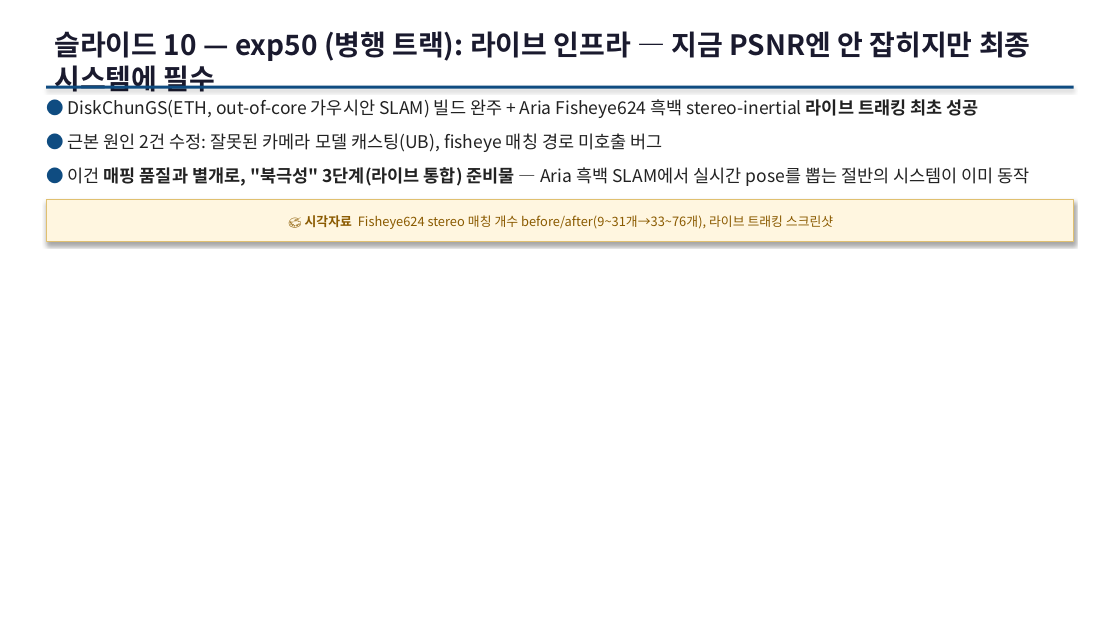
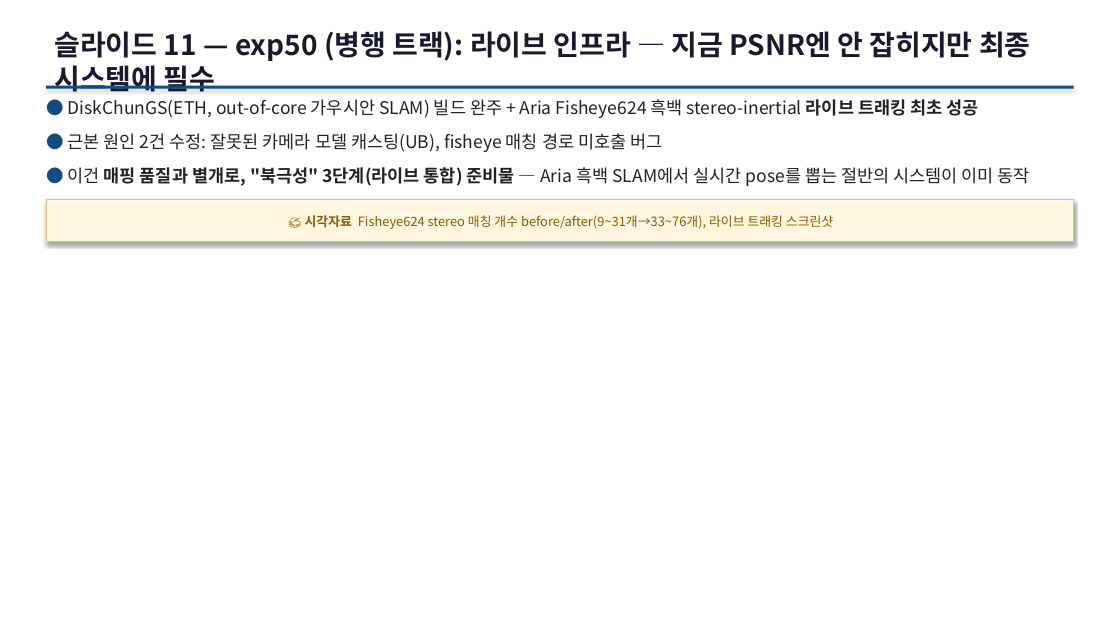
Before and after one commit to sawo0150/gs_floaterLab, a slide deck: slide 19 of context/ppt/ppt0717/gs_floater_deck_0717.pptx (slide 16 before the commit). Drawn at 1120x630 pixels with LibreOffice and Linux fonts; fonts in the diff are those of the drawing. Boxes give left, top, right and bottom in pixels: in the first picture for what was removed or moved away, otherwise in the second. Text is boxed around its words. In the diff, an @@ line names an element or a change of style, - is before the commit and + after.

```diff
--- a/context/ppt/ppt0717/gs_floater_deck_0717.pptx
+++ b/context/ppt/ppt0717/gs_floater_deck_0717.pptx
@@ text at bbox=[54, 31, 1031, 92]: text changed @@
-슬라이드 10 — exp50 (병행 트랙): 라이브 인프라 — 지금 PSNR엔 안 잡히지만 최종 시스템에 필수
+슬라이드 11 — exp50 (병행 트랙): 라이브 인프라 — 지금 PSNR엔 안 잡히지만 최종 시스템에 필수
```
Also in this commit, not shown: 18 other slides changed, 3 slides added, 5 other files.
